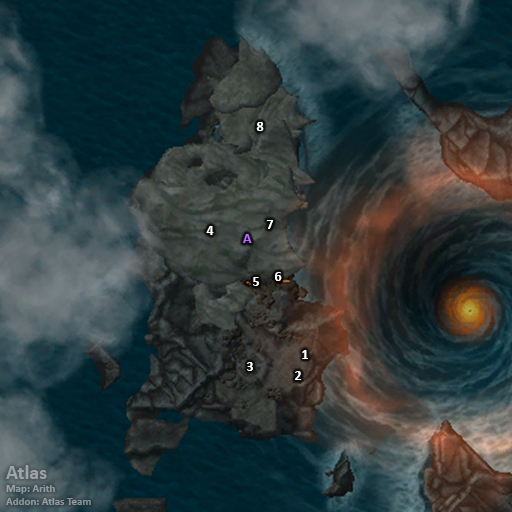
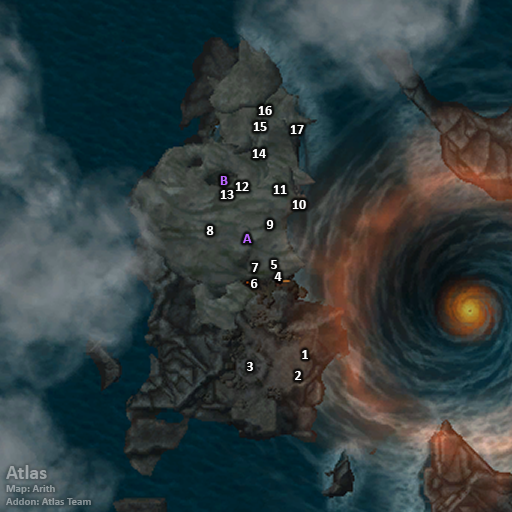
Comparing the layer stacks of the two 512x512 images. Changes:
showed "B", painted on it over box(220, 145, 258, 185)
added layer "17" above "16" over box(290, 125, 304, 134)
added layer "16" above "15" over box(258, 106, 272, 115)
renamed "8" to "15", painted on it over box(253, 122, 267, 131)
added layer "14" above "13" over box(252, 149, 266, 158)
added layer "13" above "12" over box(220, 190, 234, 199)
added layer "12" above "11" over box(235, 182, 249, 191)
added layer "11" above "10" over box(273, 185, 287, 194)
added layer "10" above "9" over box(292, 200, 306, 209)
renamed "7" to "9", painted on it over box(266, 220, 274, 229)
renamed "4" to "8", moved it above "7", painted on it over box(206, 226, 214, 235)
added layer "7" above "6" over box(251, 263, 259, 272)
renamed "5" to "6", moved it above "5", painted on it over box(251, 277, 259, 288)
added layer "5" above "4" over box(271, 260, 277, 269)
renamed "6" to "4", painted on it over box(274, 272, 282, 281)
